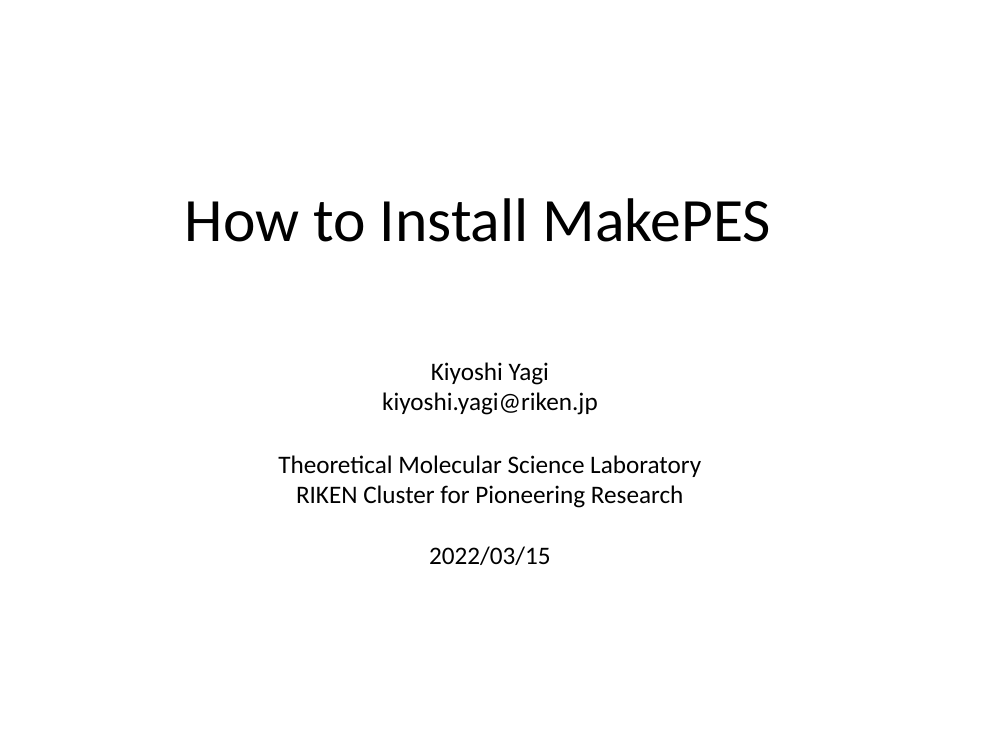
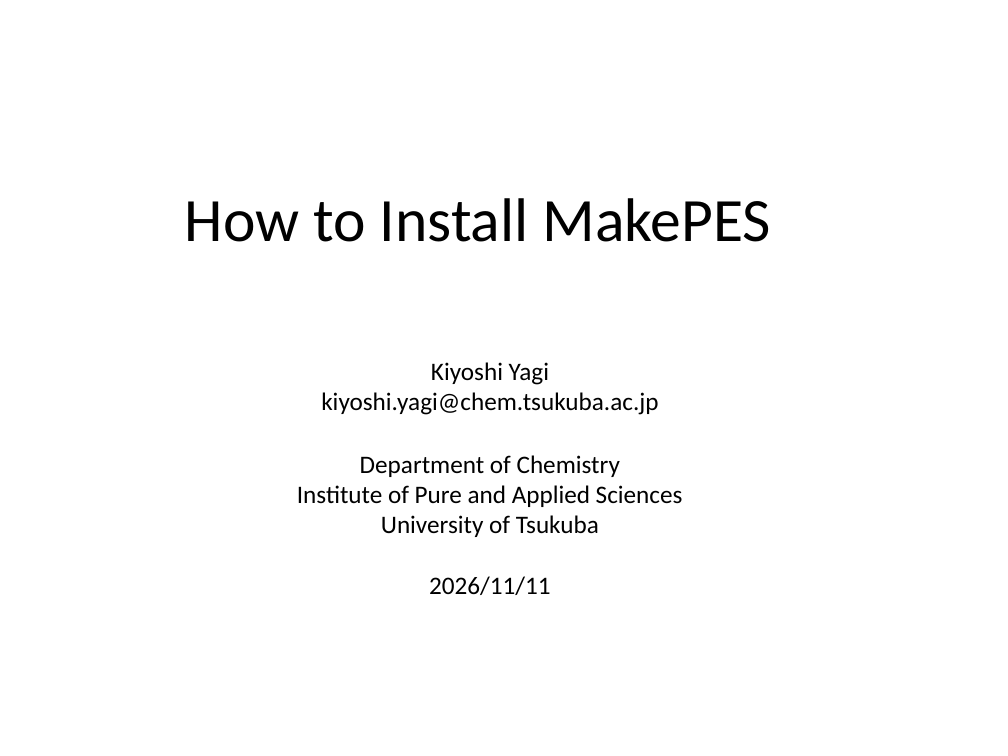
Before and after one commit to yagikiyoshi/sindo, a slide deck: slide 1 of doc/MakePES/install_MakePES.pptx. Drawn at 1008x756 pixels with LibreOffice and Linux fonts; fonts in the diff are those of the drawing. Boxes give left, top, right and bottom in pixels: in the first picture for what was removed or moved away, otherwise in the second. Text is boxed around its words. In the diff, an @@ line names an element or a change of style, - is before the commit and + after.

```diff
--- a/doc/MakePES/install_MakePES.pptx
+++ b/doc/MakePES/install_MakePES.pptx
@@ text "Kiyoshi Yagi": place and size @@
-text "Kiyoshi Yagi" at bbox=[382, 362, 598, 415]
+text "Kiyoshi Yagi" at bbox=[321, 362, 658, 415]
@@ text at bbox=[321, 392, 658, 415]: text changed @@
-kiyoshi.yagi@riken.jp
+kiyoshi.yagi@chem.tsukuba.ac.jp
@@ text at bbox=[297, 455, 683, 595]: text changed @@
-Theoretical Molecular Science Laboratory
-RIKEN Cluster for Pioneering Research
-2022/03/15
+Department of Chemistry
+Institute of Pure and Applied Sciences
+University of Tsukuba
+2026/11/11
```
Also in this commit, not shown: 4 other files.
